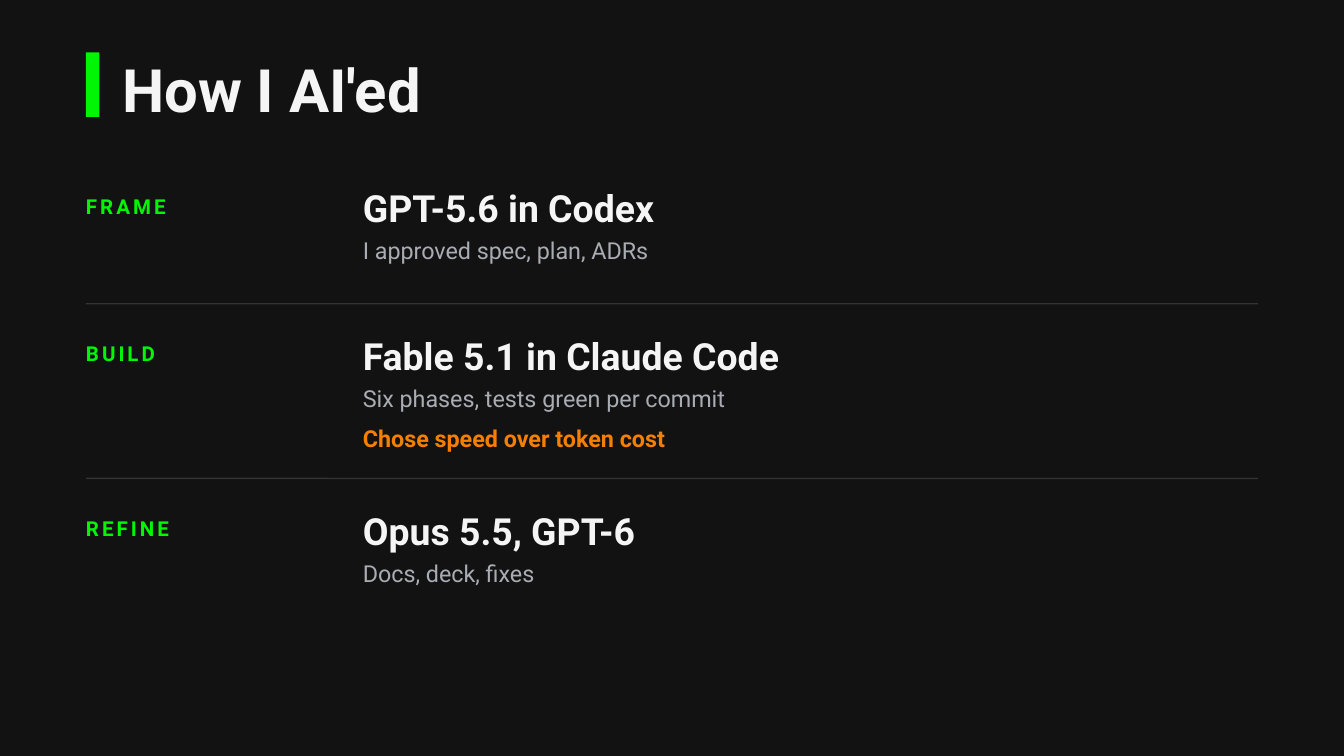
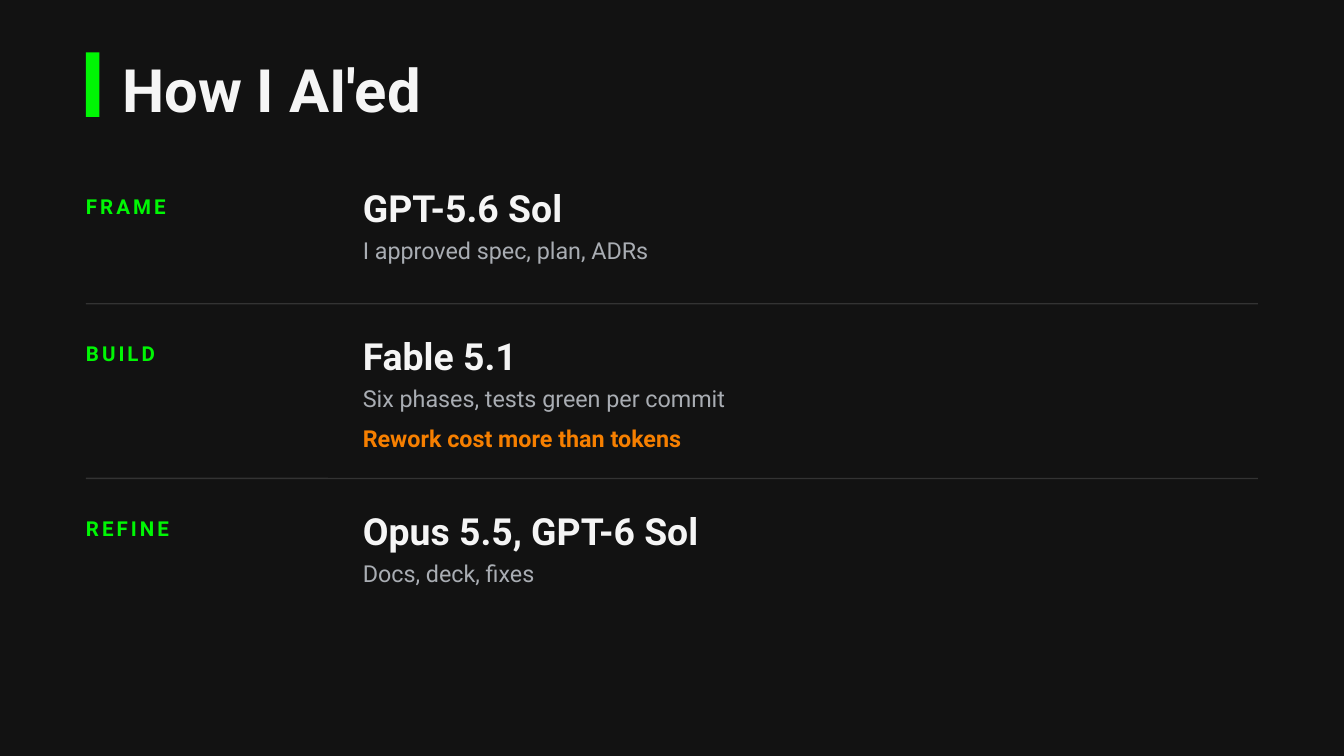
Before and after one commit to johndifini/atm, a slide deck: slide 2 of design/atm-deck.pptx. Drawn at 1344x756 pixels with LibreOffice and Linux fonts; fonts in the diff are those of the drawing. Boxes give left, top, right and bottom in pixels: in the first picture for what was removed or moved away, otherwise in the second. Text is boxed around its words. In the diff, an @@ line names an element or a change of style, - is before the commit and + after.

```diff
--- a/design/atm-deck.pptx
+++ b/design/atm-deck.pptx
@@ text at (363,194,562,223): text changed @@
-GPT-5.6 in Codex
+GPT-5.6 Sol
@@ text at (363,342,517,371): text changed @@
-Fable 5.1 in Claude Code
+Fable 5.1
@@ text at (363,429,682,448): text changed @@
-Chose speed over token cost
+Rework cost more than tokens
@@ text at (363,517,698,553): text changed @@
-Opus 5.5, GPT-6
+Opus 5.5, GPT-6 Sol
```
Also in this commit, not shown: 2 other files.
